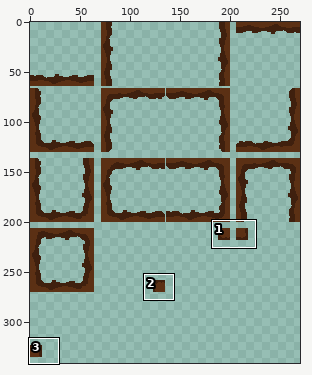
Edited in one commit: sprite sheet (Assets/Sprites/Tiles/dirtcrust.png). Above, an overview of the earlier version with the close-up marked.
Close-up. Before:
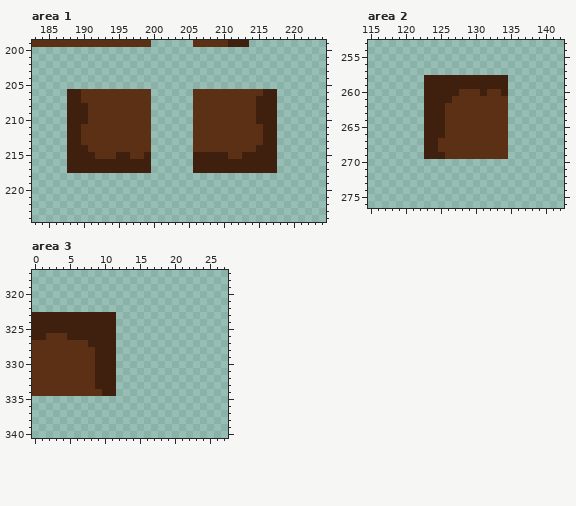
The file is 270x350 pixels. Shown: area 1: x 183..224, y 199..224; area 2: x 115..142, y 253..276; area 3: x 0..27, y 317..340. The wide view leaves out empty margins.
After the commit:
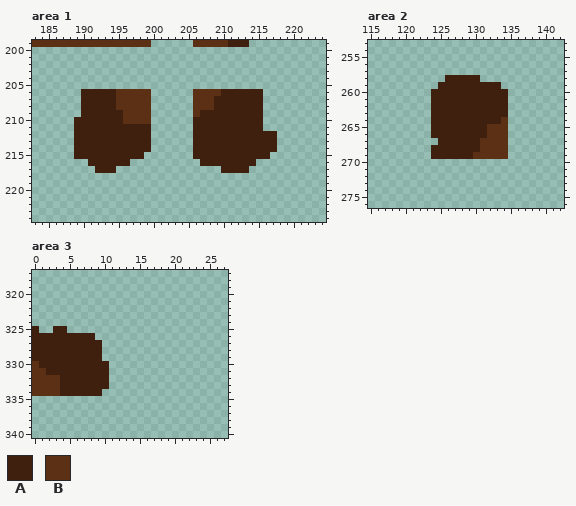
Palette (. is transparent): A #3f200e  B #5b3014
From the commit log: Fix dirt edge sprites
Changes in this commit:
Area 1:
Colour B becomes colour A in row 206 at x 190 to 194 and 210 to 215; in row 207 at x 190 to 194 and 209 to 214; in row 208 at x 191 to 194 and 209 to 214; in row 209 at x 191 to 195 and 207 to 214; in row 210 at x 191 to 195 and 206 to 214; in rows 211 to 213 at x 190 to 199 and 206 to 215.
Colour B becomes colour A in row 214 at x 191 to 199 and 206 to 214; in row 215 at x 192 to 194, 197 to 198 and 211 to 212.
The author cleared colour A in rows 206 to 209 at x 188 to 189 and 216 to 217; in rows 210 to 211 at x 188 and 216 to 217; in rows 212 to 214 at x 188; in row 215 at x 188, 199 and 217; in row 216 at x 188 to 190, 197 to 199, 206 and 215 to 217; in row 217 at x 188 to 191, 195 to 199, 206 to 209 and 214 to 217.
Area 2:
Colour B becomes colour A in row 260 at x 128 to 130 and 132 to 133; in row 261 at x 127 to 134; in rows 262 to 263 at x 126 to 134; in row 264 at x 126 to 133; in rows 265 to 266 at x 126 to 131; in rows 267 to 268 at x 125 to 130.
Colour B becomes colour A in row 269 at x 126 to 129.
The author cleared colour A in row 258 at x 123 to 125 and 131 to 134; in row 259 at x 123 to 124 and 134; in rows 260 to 266 at x 123; in row 267 at x 123 to 124; in rows 268 to 269 at x 123.
Area 3:
Colour B becomes colour A in row 326 at x 2 to 4; in row 327 at x 0 to 7; in rows 328 to 329 at x 0 to 8; in row 330 at x 1 to 8; in row 331 at x 2 to 8; in rows 332 to 333 at x 4 to 8.
Colour B becomes colour A in row 334 at x 4 to 9.
The author cleared colour A in rows 323 to 324 at x 0 to 11; in row 325 at x 1 to 2 and 5 to 11; in row 326 at x 9 to 11; in rows 327 to 329 at x 10 to 11; in rows 330 to 333 at x 11; in row 334 at x 10 to 11.
Changed places in both close-ups, as pixel boxes (x1, y1, x2, y2):
changed: (67, 89, 151, 173)
changed: (193, 89, 277, 173)
changed: (424, 75, 508, 159)
changed: (32, 312, 116, 396)
